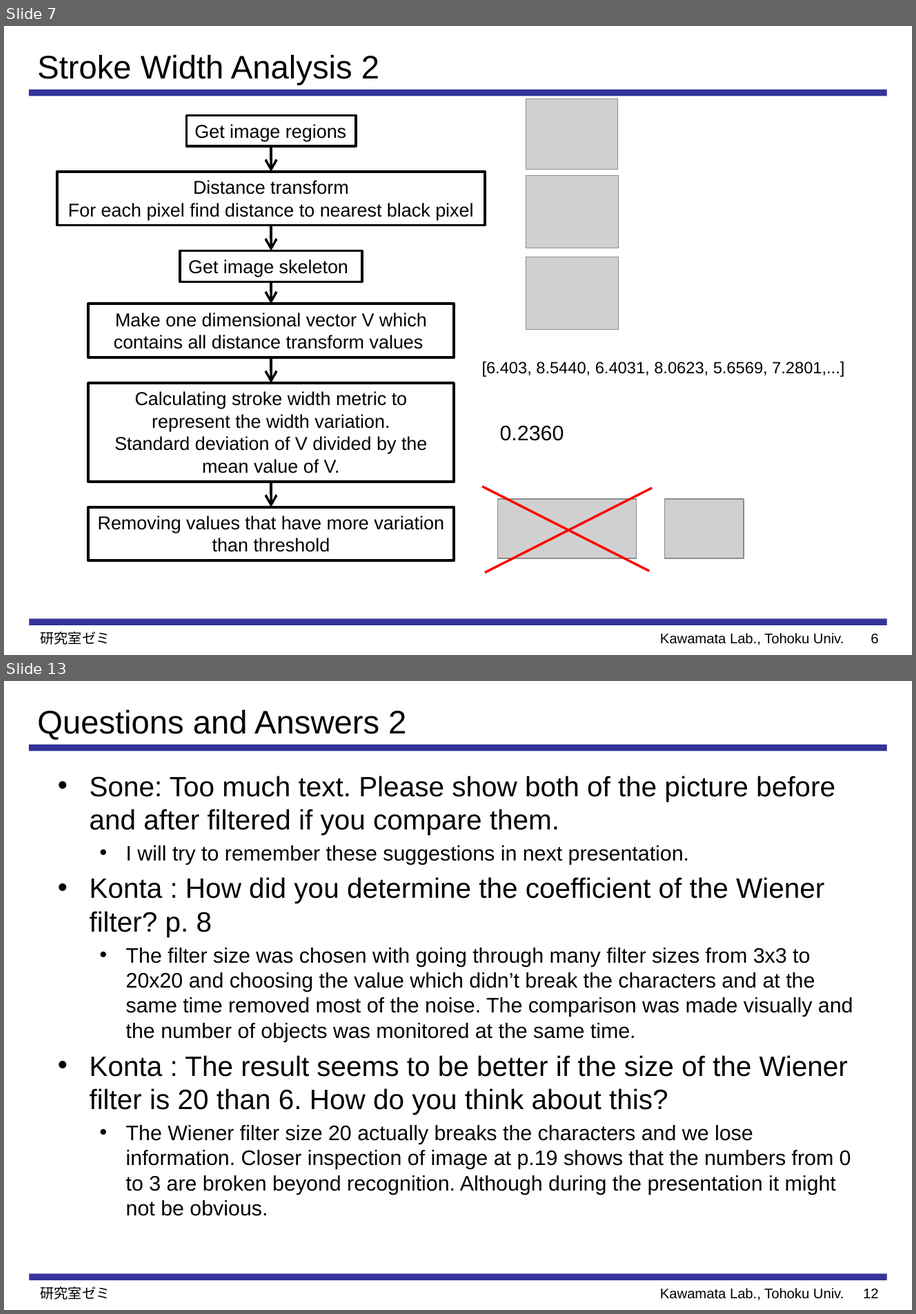
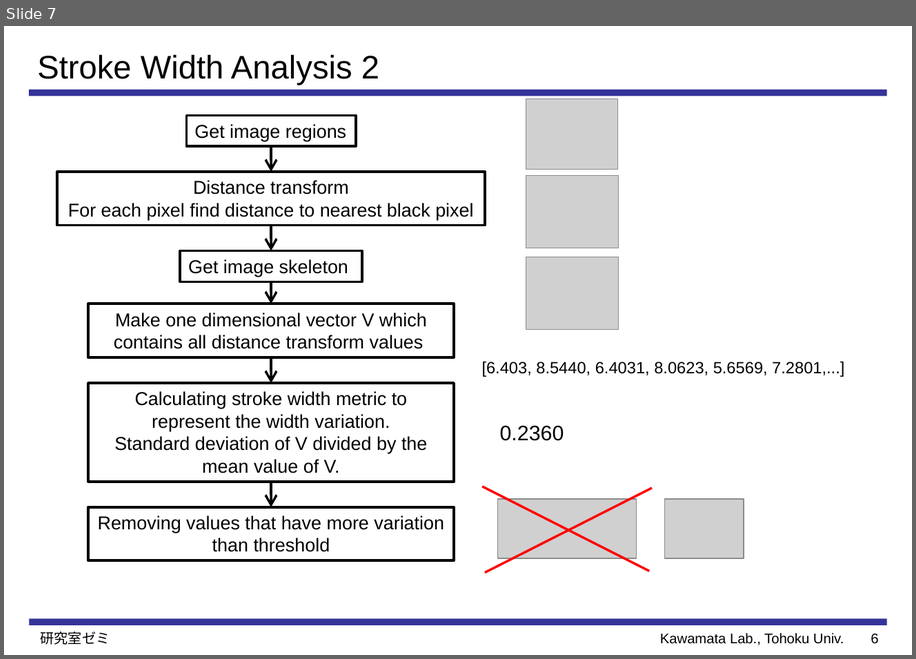
Before and after one commit to Perttu-/Handwriting-recognition, a slide deck: reports & presentations/seminar2/February_Seminar.pptx. Shown one above the other, each under a label of ours: slides 7 and 13 before the commit, slide 7 after it; the slides between them are not shown. The pictures are 916x1314 and 916x659 pixels, drawn with LibreOffice and Linux fonts; fonts in the diff are those of the drawing; grey boxes stand for pictures. Boxes give left, top, right and bottom in pixels: in the first picture for what was removed or moved away, otherwise in the second. Text is boxed around its words. In the diff, an @@ line names an element or a change of style, - is before the commit and + after.

Commit message:
more presentation,tests and results

```diff
--- a/reports & presentations/seminar2/February_Seminar.pptx
+++ b/reports & presentations/seminar2/February_Seminar.pptx
@@ slide 13 removed at (4,681,912,1310), background #FFFFFF; not listed: 3 template elements that a slide beside it also shows @@
@@ title removed at (37,709,406,740) @@
-Questions and Answers 2
@@ text removed at (90,776,853,1216) @@
-• Sone: Too much text. Please show both of the picture before and after filtered if you compare them.
-  • I will try to remember these suggestions in next presentation.
-• Konta : How did you determine the coefficient of the Wiener filter? p. 8
-  • The filter size was chosen with going through many filter sizes from 3x3 to 20x20 and choosing the value which didn’t break the characters and at the same time removed most of the noise. The comparison was made visually and the number of objects was monitored at the same time.
-• Konta : The result seems to be better if the size of the Wiener filter is 20 than 6. How do you think about this?
-  • The Wiener filter size 20 actually breaks the characters and we lose information. Closer inspection of image at p.19 shows that the numbers from 0 to 3 are broken beyond recognition. Although during the presentation it might not be obvious.
@@ text removed at (40,1286,110,1299) @@
-研究室ゼミ
@@ page number removed at (863,1288,878,1298) @@
-12
```
Also in this commit, not shown: 6 slides changed, 7 slides added, 4 other slides removed, 48 other files.
